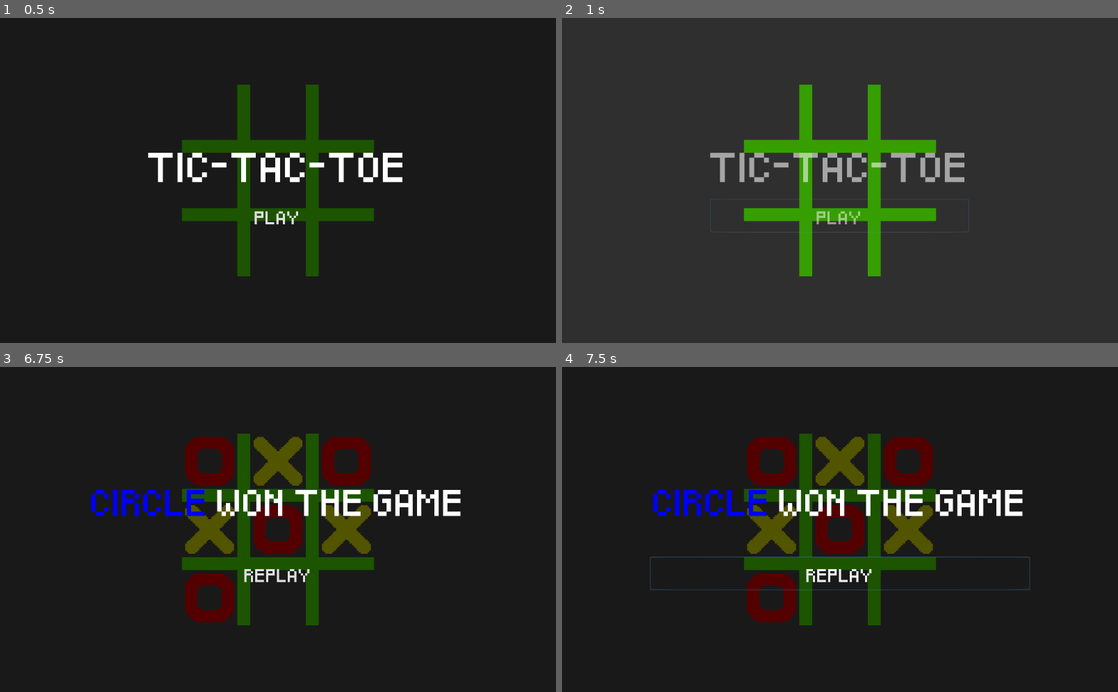
Above: before the commit, frames 1-4 (two rows, left to right).
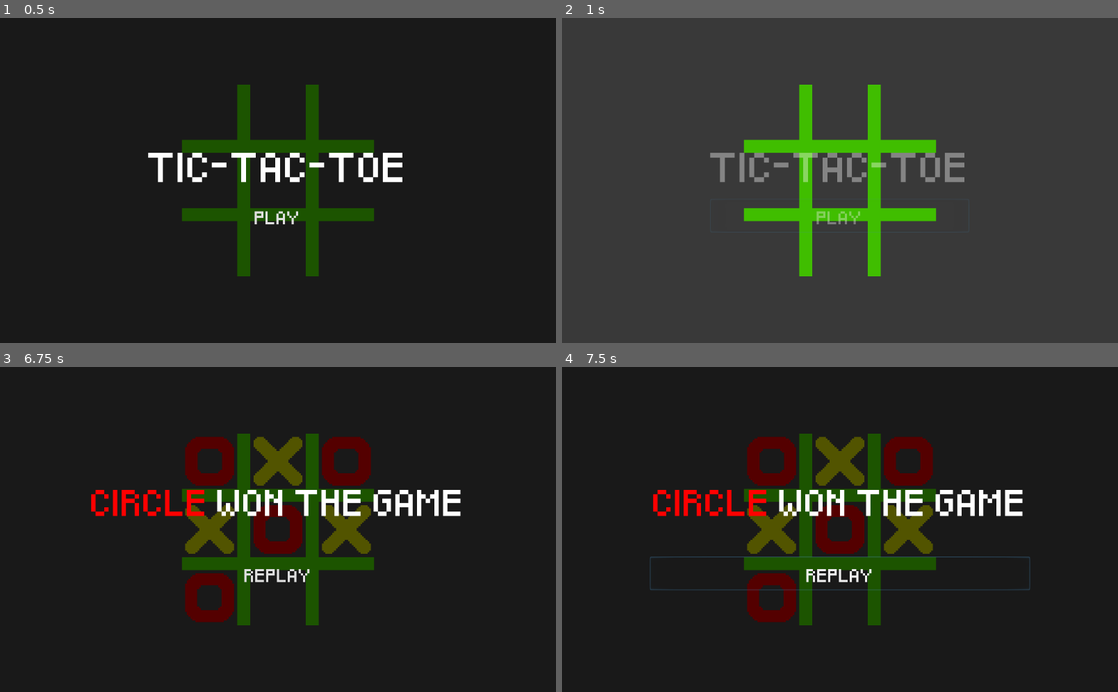
Above: after the commit, the same moments.

Repository: faisaal99/Tic-Tac-Toe
Game: Godot game, scene res://scenes/play_level.tscn
The game is run twice, just before and just after one commit, with the same random seed, the same clock (stepped at 60 frames per second) and the same inputs.
Inputs (mouse positions are in pixels of both pictures, inside the frame that each line leads up to):
- Up to frame 1 (0.5 s): no input
- Up to frame 2 (1 s): click "PLAY" at 0.5 s
- Up to frame 3 (6.75 s): click (278, 565) at 1.25 s, where only the run before the commit has a clickable "PLAY"; tap Enter at 2, 3.5, 5 s; move the mouse to (211, 461) at 2.02 s; press the mouse at (211, 461) at 2.03 s; tap Space at 2.75, 4.25, 5.75 s; move the mouse to (278, 461) at 2.77 s; release the mouse at (278, 461) at 2.78 s; click (278, 461) at 2.85 s; move the mouse to (344, 461) at 3.52 s; press the mouse at (344, 461) at 3.53 s; move the mouse to (211, 529) at 4.27 s; release the mouse at (211, 529) at 4.28 s; click (211, 529) at 4.35 s; move the mouse to (278, 529) at 5.02 s; press the mouse at (278, 529) at 5.03 s; move the mouse to (344, 529) at 5.77 s; release the mouse at (344, 529) at 5.78 s; click (344, 529) at 5.85 s; move the mouse to (211, 597) at 6.52 s; press the mouse at (211, 597) at 6.53 s
- Up to frame 4 (7.5 s): release the mouse at (773, 597) at 7.25 s; click "REPLAY" at 7.25 s

Frame 1 is identical in both runs. In frame 2, 6.1% of the frame differs, in the area x 26-73%, y 20-80%; in frame 3, 0.8%; in frame 4, 0.8%.

Commit message:
bugfix for victory screen

Diff:
--- a/scenes/play_level.tscn
+++ b/scenes/play_level.tscn
@@ -1,33 +1,34 @@
-[gd_scene load_steps=7 format=2]
+[gd_scene load_steps=8 format=2]
 
 [ext_resource path="res://scenes/play_logic.gd" type="Script" id=1]
 [ext_resource path="res://tiktaktoe_grid.png" type="Texture" id=2]
 [ext_resource path="res://assets/square.tscn" type="PackedScene" id=3]
 [ext_resource path="res://scenes/ui_play.tscn" type="PackedScene" id=4]
 [ext_resource path="res://scenes/animation.gd" type="Script" id=5]
+[ext_resource path="res://scenes/ui_game_end.tscn" type="PackedScene" id=6]
 
 [sub_resource type="Animation" id=1]
 resource_name = "fade_menu"
 tracks/0/type = "value"
-tracks/0/path = NodePath(".:modulate")
+tracks/0/path = NodePath("UI_Play:modulate")
 tracks/0/interp = 1
 tracks/0/loop_wrap = true
 tracks/0/imported = false
 tracks/0/enabled = true
 tracks/0/keys = {
-"times": PoolRealArray( 0, 1 ),
+"times": PoolRealArray( 0, 0.7 ),
 "transitions": PoolRealArray( 1, 1 ),
 "update": 0,
 "values": [ Color( 1, 1, 1, 1 ), Color( 1, 1, 1, 0 ) ]
 }
 tracks/1/type = "value"
-tracks/1/path = NodePath(".:visible")
+tracks/1/path = NodePath("UI_Play:visible")
 tracks/1/interp = 1
 tracks/1/loop_wrap = true
 tracks/1/imported = false
 tracks/1/enabled = true
 tracks/1/keys = {
-"times": PoolRealArray( 0, 1 ),
+"times": PoolRealArray( 0, 0.7 ),
 "transitions": PoolRealArray( 1, 1 ),
 "update": 1,
 "values": [ true, false ]
@@ -142,9 +143,13 @@
 
 [node name="UI_Play" parent="." instance=ExtResource( 4 )]
 
-[node name="AnimPlayer" type="AnimationPlayer" parent="UI_Play"]
+[node name="UIGameEnd" parent="." instance=ExtResource( 6 )]
+visible = false
+
+[node name="AnimPlayer" type="AnimationPlayer" parent="."]
 anims/fade_menu = SubResource( 1 )
 script = ExtResource( 5 )
+[connection signal="signal_end_game" from="." to="UIGameEnd" method="_on_end_game"]
 [connection signal="button_pressed" from="CenterContainer/GridContainer/square1" to="." method="_on_button_pressed"]
 [connection signal="button_pressed" from="CenterContainer/GridContainer/square2" to="." method="_on_button_pressed"]
 [connection signal="button_pressed" from="CenterContainer/GridContainer/square3" to="." method="_on_button_pressed"]
@@ -154,5 +159,5 @@
 [connection signal="button_pressed" from="CenterContainer/GridContainer/square7" to="." method="_on_button_pressed"]
 [connection signal="button_pressed" from="CenterContainer/GridContainer/square8" to="." method="_on_button_pressed"]
 [connection signal="button_pressed" from="CenterContainer/GridContainer/square9" to="." method="_on_button_pressed"]
-[connection signal="play_enabled" from="UI_Play" to="UI_Play/AnimPlayer" method="_on_UI_Play_play_enabled"]
-[connection signal="animation_finished" from="UI_Play/AnimPlayer" to="UI_Play" method="_animation_finished"]
+[connection signal="play_enabled" from="UI_Play" to="AnimPlayer" method="_on_UI_Play_play_enabled"]
+[connection signal="animation_finished" from="AnimPlayer" to="UI_Play" method="_animation_finished"]
--- a/scenes/play_logic.gd
+++ b/scenes/play_logic.gd
@@ -17,11 +17,10 @@
 export(Array, NodePath) var forw_diagonal = []
 export(Array, NodePath) var back_diagonal = []
 
+# Props
 var _circles = 0
 var _crosses = 0
-
-# Nodes
-onready var ui_game_end = preload("res://scenes/ui_game_end.tscn").instance()
+signal signal_end_game(player)
 
 # Check all rows, columns and diagonals
 # to determine if someone won
@@ -55,7 +54,7 @@
 	# Prevent other buttons from being pressed
 	GameStatus.is_game_playing = false
 
-	add_child(ui_game_end)
+	emit_signal("signal_end_game", player)
 
 # Catches signal from a button press
 func _on_button_pressed(btn: Square):
--- a/scenes/ui_game_end.gd
+++ b/scenes/ui_game_end.gd
@@ -2,27 +2,28 @@
 
 class_name UIGameEnd
 
-onready var win_message = $"CenterContainer/VBoxContainer/WinMessage"
-
+# Props
+onready var win_message = $"CenterContainer/VBoxContainer/WinMessage" as RichTextLabel
 const _circle_win_text = "[center][color=red]CIRCLE[/color] WON THE GAME[/center]"
 const _cross_win_text = "[center][color=yellow]CROSS[/color] WON THE GAME[/center]"
 const _draw_text = "[center]DRAW[/center]"
 
 var winner: String
 
-func _init(w: String):
-	winner = w
-	print(w)
+# Signal
+signal on_replay_pressed
 
-func _ready():
-	print("ready called")
-	if win_message == null:
-		print("WinMEssage is null")
+func _on_end_game(player):
+	winner = player
+
+	if winner == "circle":
+		win_message.bbcode_text = _circle_win_text
+	elif winner == "cross":
+		win_message.bbcode_text = _cross_win_text
 	else:
-		print("It iqsn't null")
-#	if winner == "circle":
-#		win_message.bbcode_text = _circle_win_text
-#	elif winner == "cross":
-#		win_message.bbcode_text = _cross_win_text
-#	else:
-#		win_message.bbcode_text = _draw_text
+		win_message.bbcode_text = _draw_text
+
+	visible = true
+
+func _on_replay_pressed():
+	emit_signal("on_replay_pressed")
--- a/scenes/ui_game_end.tscn
+++ b/scenes/ui_game_end.tscn
@@ -56,3 +56,4 @@
 custom_fonts/font = SubResource( 2 )
 text = "REPLAY"
 flat = true
+[connection signal="pressed" from="CenterContainer/VBoxContainer/ReplayButton" to="." method="_on_replay_pressed"]
